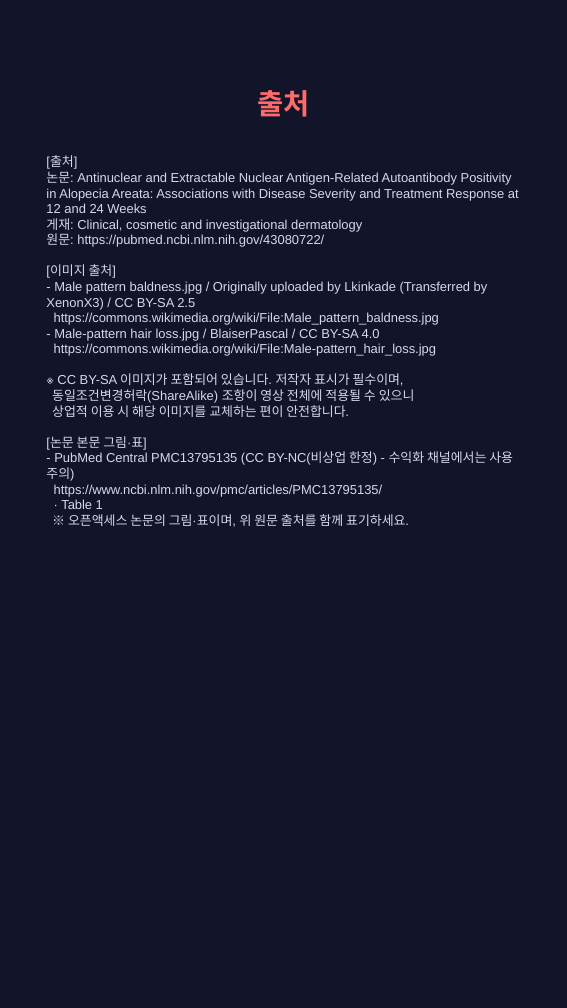
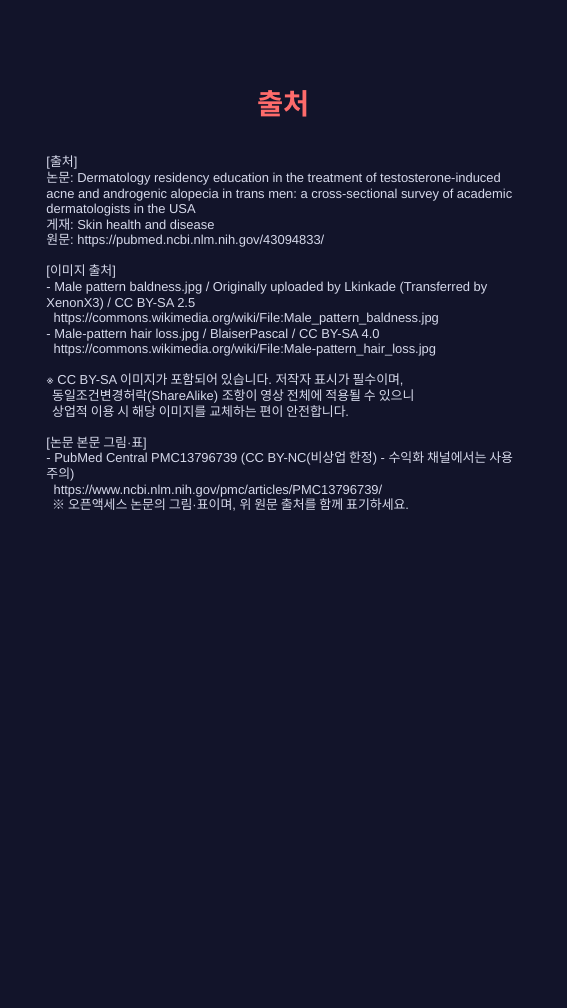
Before and after one commit to hyokang2010-BJ-ANTH/product-builder-test, a slide deck: slide 8 of pwa/data/latest/slides.pptx (slide 11 before the commit). Drawn at 567x1008 pixels with LibreOffice and Linux fonts; fonts in the diff are those of the drawing. Boxes give left, top, right and bottom in pixels: in the first picture for what was removed or moved away, otherwise in the second. Text is boxed around its words. In the diff, an @@ line names an element or a change of style, - is before the commit and + after.

```diff
--- a/pwa/data/latest/slides.pptx
+++ b/pwa/data/latest/slides.pptx
@@ text at [46,156,513,511]: text changed @@
-[출처]
-논문: Antinuclear and Extractable Nuclear Antigen-Related Autoantibody Positivity in Alopecia Areata: Associations with Disease Severity and Treatment Response at 12 and 24 Weeks
-게재: Clinical, cosmetic and investigational dermatology
-원문: https://pubmed.ncbi.nlm.nih.gov/43080722/
-[이미지 출처]
-- Male pattern baldness.jpg / Originally uploaded by Lkinkade (Transferred by XenonX3) / CC BY-SA 2.5
-https://commons.wikimedia.org/wiki/File:Male_pattern_baldness.jpg
-- Male-pattern hair loss.jpg / BlaiserPascal / CC BY-SA 4.0
-https://commons.wikimedia.org/wiki/File:Male-pattern_hair_loss.jpg
-※ CC BY-SA 이미지가 포함되어 있습니다. 저작자 표시가 필수이며,
-동일조건변경허락(ShareAlike) 조항이 영상 전체에 적용될 수 있으니
-상업적 이용 시 해당 이미지를 교체하는 편이 안전합니다.
-[논문 본문 그림·표]
-- PubMed Central PMC13795135 (CC BY-NC(비상업 한정) - 수익화 채널에서는 사용 주의)
-https://www.ncbi.nlm.nih.gov/pmc/articles/PMC13795135/
-· Table 1
-※ 오픈액세스 논문의 그림·표이며, 위 원문 출처를 함께 표기하세요.
+[출처]
+논문: Dermatology residency education in the treatment of testosterone-induced acne and androgenic alopecia in trans men: a cross-sectional survey of academic dermatologists in the USA
+게재: Skin health and disease
+원문: https://pubmed.ncbi.nlm.nih.gov/43094833/
+[이미지 출처]
+- Male pattern baldness.jpg / Originally uploaded by Lkinkade (Transferred by XenonX3) / CC BY-SA 2.5
+https://commons.wikimedia.org/wiki/File:Male_pattern_baldness.jpg
+- Male-pattern hair loss.jpg / BlaiserPascal / CC BY-SA 4.0
+https://commons.wikimedia.org/wiki/File:Male-pattern_hair_loss.jpg
+※ CC BY-SA 이미지가 포함되어 있습니다. 저작자 표시가 필수이며,
+동일조건변경허락(ShareAlike) 조항이 영상 전체에 적용될 수 있으니
+상업적 이용 시 해당 이미지를 교체하는 편이 안전합니다.
+[논문 본문 그림·표]
+- PubMed Central PMC13796739 (CC BY-NC(비상업 한정) - 수익화 채널에서는 사용 주의)
+https://www.ncbi.nlm.nih.gov/pmc/articles/PMC13796739/
+※ 오픈액세스 논문의 그림·표이며, 위 원문 출처를 함께 표기하세요.
```
Also in this commit, not shown: 1 other slide changed, 4 slides added, 7 slides removed, 27 other files.
